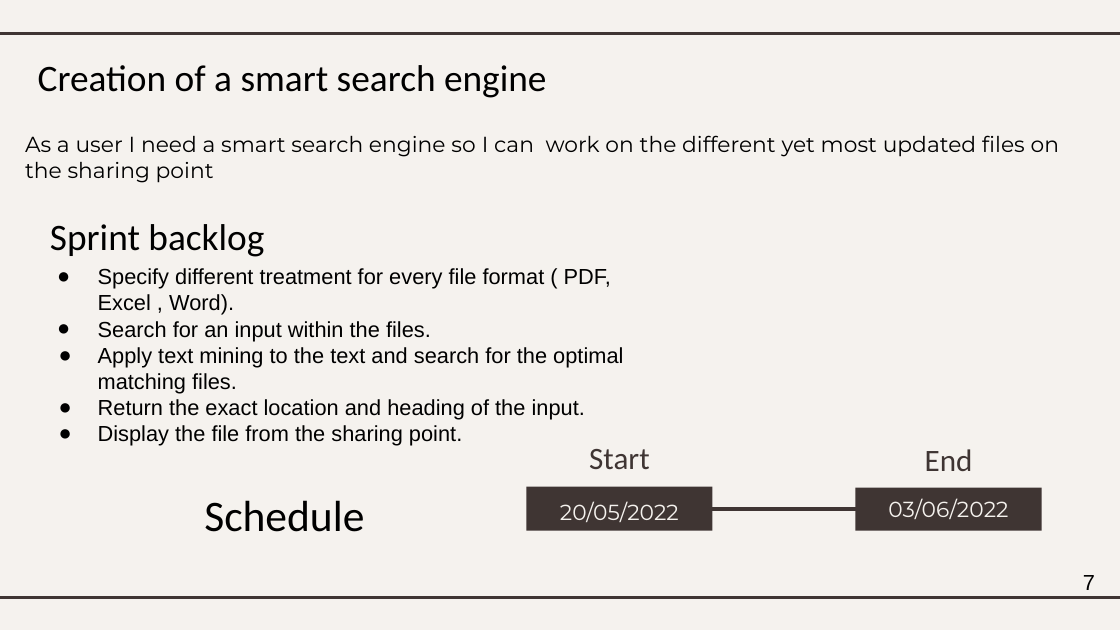
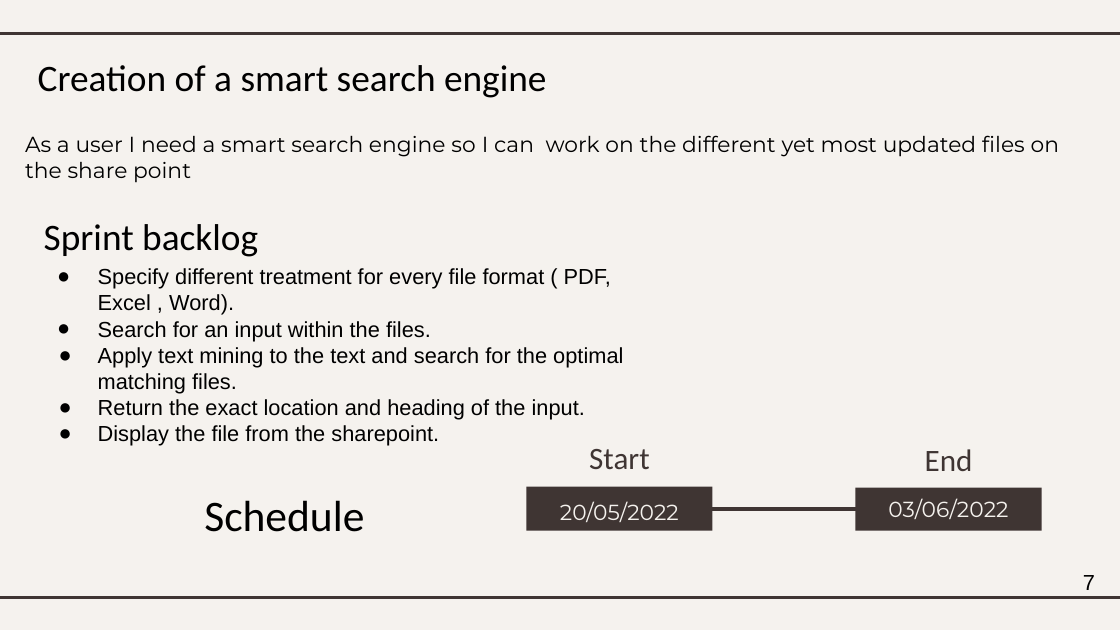
Before and after one commit to samar-savage/Audit, a slide deck: slide 7 of scrum slide ppt.pptx. Drawn at 1120x630 pixels with LibreOffice and Linux fonts; fonts in the diff are those of the drawing. Boxes give left, top, right and bottom in pixels: in the first picture for what was removed or moved away, otherwise in the second. Text is boxed around its words. In the diff, an @@ line names an element or a change of style, - is before the commit and + after.

```diff
--- a/scrum slide ppt.pptx
+++ b/scrum slide ppt.pptx
@@ subtitle at [25, 135, 1059, 183]: text changed @@
-As a user I need a smart search engine so I can work on the different yet most updated files on the sharing point
+As a user I need a smart search engine so I can work on the different yet most updated files on the share point
@@ text "Sprint backlog": place and size @@
-text "Sprint backlog" at [50, 224, 264, 257]
+text "Sprint backlog" at [44, 224, 258, 257]
@@ text at [98, 425, 439, 446]: text changed @@
-● Display the file from the sharing point.
+● Display the file from the sharepoint.
```
Also in this commit, not shown: 6 other slides changed, 2 slides added, 11 other files.
